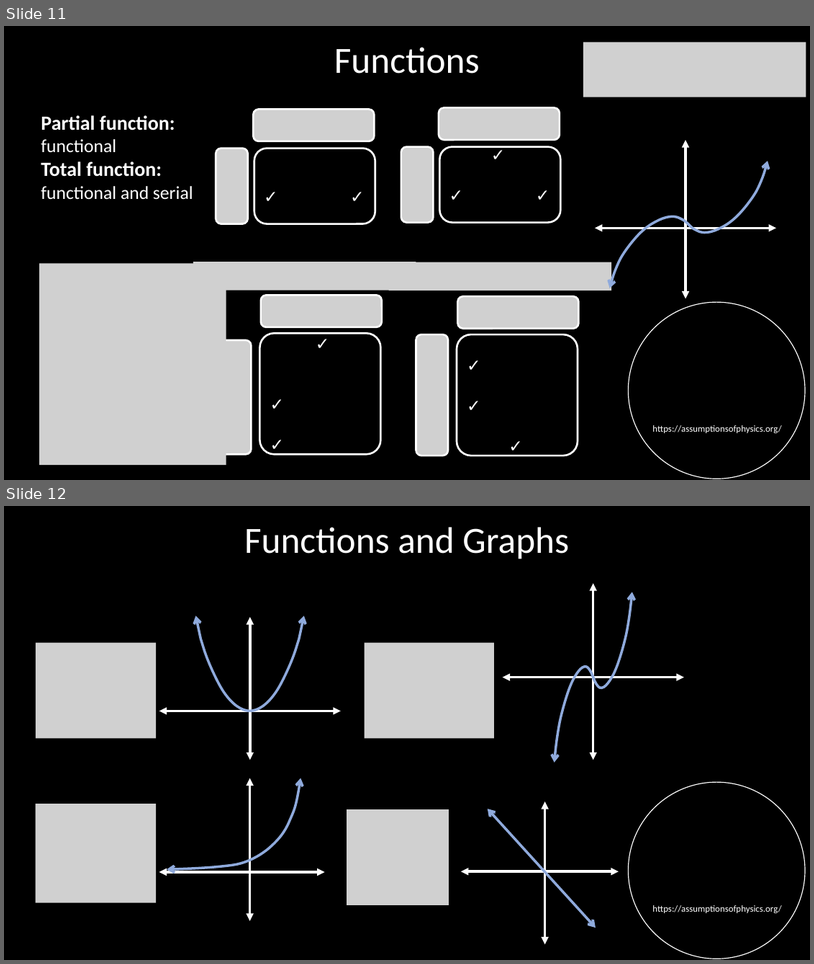
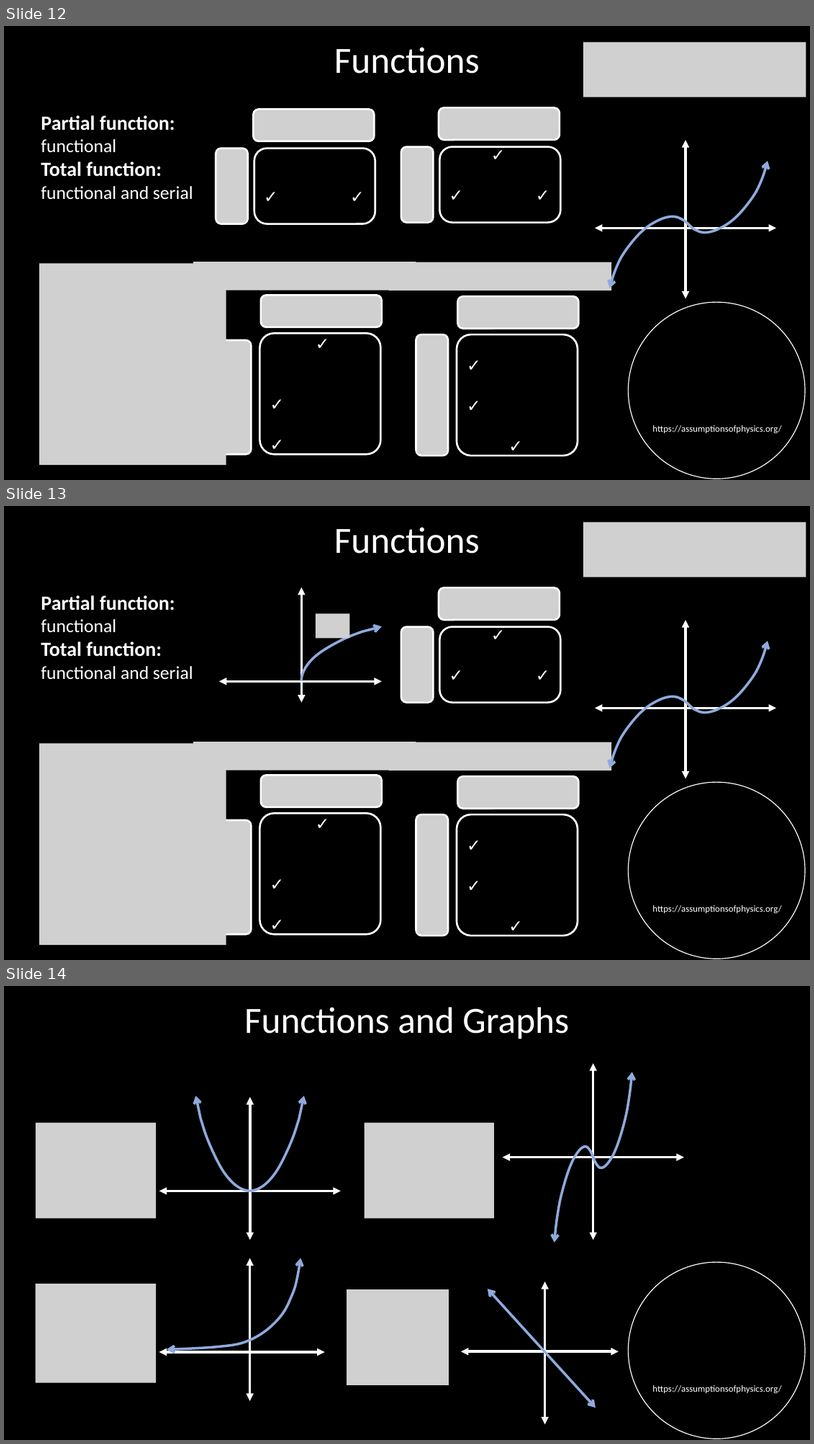
Before and after one commit to assumptionsofphysics/slides, a slide deck: Set Theory 112623.pptx. Shown one above the other, each under a label of ours: slides 11 and 12 before the commit, slides 12, 13 and 14 after it. The pictures are 814x964 and 814x1444 pixels, drawn with LibreOffice and Linux fonts; fonts in the diff are those of the drawing; grey boxes stand for pictures; background and template pictures are left out. Boxes give left, top, right and bottom in pixels: in the first picture for what was removed or moved away, otherwise in the second. Text is boxed around its words. In the diff, an @@ line names an element or a change of style, - is before the commit and + after.

```diff
--- a/Set Theory 112623.pptx
+++ b/Set Theory 112623.pptx
@@ slide 13 added at [4, 506, 810, 960], background #000000; not listed: 2 template elements that a slide beside it also shows @@
@@ title added at [334, 527, 480, 554], 44 pt, text #FFFFFF @@
+Functions
@@ picture added at [584, 523, 807, 577] @@
@@ double arrow added from (301, 587) to (301, 703), #FFFFFF 3 pt @@
@@ picture added at [439, 587, 560, 620] @@
@@ text added at [41, 595, 193, 680], 24 pt, text #FFFFFF, bold @@
+Partial function: functional
+Total function: functional and serial
@@ freeform shape added at [302, 627, 383, 681], outline #8FAADC 3 pt @@
@@ picture added at [316, 614, 350, 638] @@
@@ picture added at [401, 627, 434, 703] @@
@@ rounded rectangle added at [440, 627, 561, 703], fill #000000, outline #FFFFFF 2.25 pt, 20 pt, text #FFFFFF @@
+✓
+✓ ✓
@@ double arrow added from (686, 620) to (686, 779), #FFFFFF 3 pt @@
@@ freeform shape added at [687, 641, 768, 713], outline #8FAADC 3 pt @@
@@ double arrow added from (382, 682) to (219, 682), #FFFFFF 3 pt @@
@@ freeform shape added at [610, 697, 691, 768], outline #8FAADC 3 pt @@
@@ double arrow added from (777, 708) to (595, 708), #FFFFFF 3 pt @@
@@ picture added at [39, 743, 226, 944] @@
@@ picture added at [193, 741, 417, 770] @@
@@ picture added at [388, 742, 612, 770] @@
@@ picture added at [261, 775, 382, 807] @@
@@ picture added at [458, 777, 579, 808] @@
@@ picture added at [219, 820, 252, 934] @@
@@ rounded rectangle added at [260, 813, 381, 934], fill #000000, outline #FFFFFF 2.25 pt, 20 pt, text #FFFFFF @@
+✓
+✓
+✓
@@ picture added at [417, 815, 449, 936] @@
@@ rounded rectangle added at [457, 815, 578, 936], fill #000000, outline #FFFFFF 2.25 pt, 20 pt, text #FFFFFF @@
+✓
+✓
+✓
@@ what was slide 11 is now slide 12 @@
@@ what was slide 12 is now slide 14 @@
```
Also in this commit, not shown: 2 slides changed, 2 other slides added, 1 slide removed.
